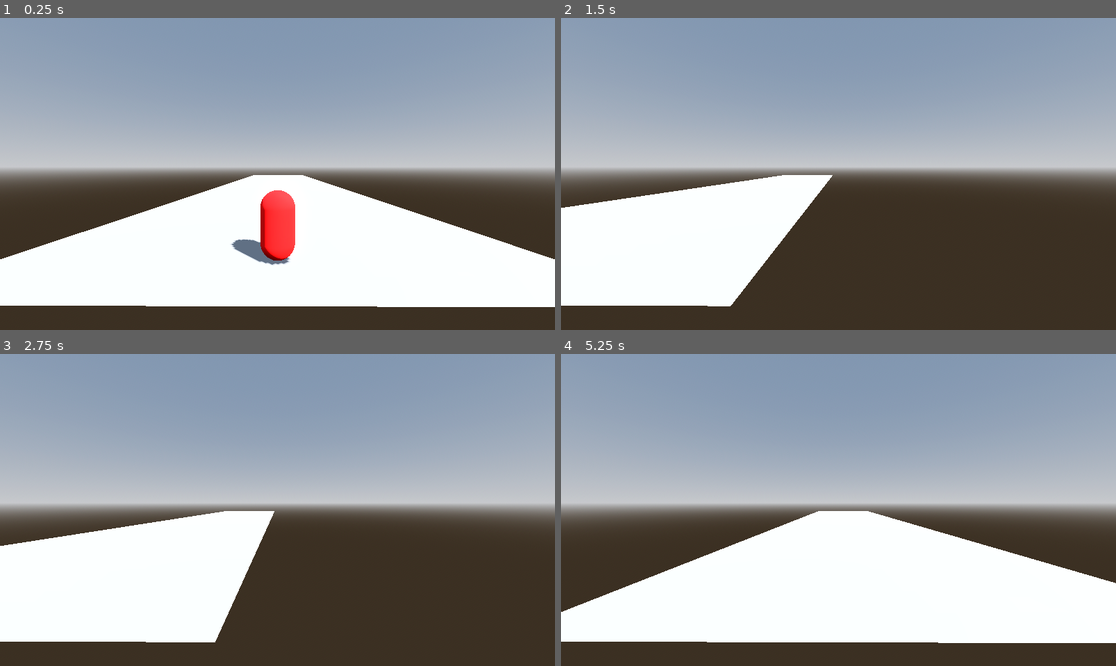
Above: before the commit, frames 1-4 (two rows, left to right).
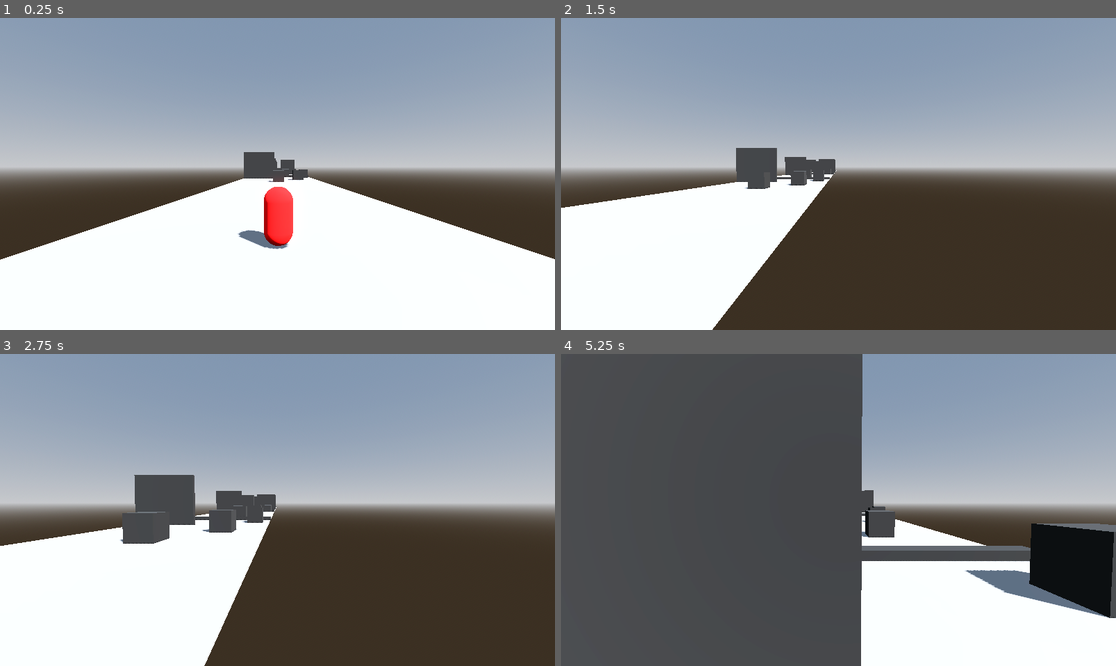
Above: after the commit, the same moments.

Repository: jeff-kwak/on-the-run
Game: Godot game, scene res://game/world.tscn
The game is run twice, just before and just after one commit, with the same random seed, the same clock (stepped at 60 frames per second) and the same inputs. Before the commit the project starts from res://stages/world.tscn.
Inputs:
- Up to frame 1 (0.25 s): no input
- Up to frame 2 (1.5 s): hold D (right) 0.53-1.28 s; tap Space (jump) at 0.77 s; hold A (left) from 1.28 s (still down)
- Up to frame 3 (2.75 s): tap Space (jump) at 1.52 s; release A (left) at 2.03 s; hold D (right) from 2.03 s (still down)
- Up to frame 4 (5.25 s): tap Space (jump) at 3.02, 3.77, 4.52 s; release D (right) at 3.53 s; hold A (left) from 3.53 s (still down)

The runs differ from the first frame. In frame 1, 9.4% of the frame differs, in the area x 0-100%, y 42-100%; in frame 2, 3.8%; in frame 3, 6.1%; in frame 4, 63%, in the area x 0-100%, y 0-100%.

Commit message:
feature: spawn stages in an endless runner
Some placeholder hazards and stages were created. Stages are selected
at random. Old stages are removed from the tree with a buffer of one
whole stage.

Diff:
--- a/ability/player_locomotion.gd
+++ b/ability/player_locomotion.gd
@@ -1,10 +1,12 @@
 extends Node
 
 
-@export var speed: float = 16.0
+@export var lateral_speed: float = 16.0
+@export var forward_speed: float = 10.0
 @export var character_node: CharacterBody3D = null
 
 
 func move(x: float) -> void:
-    character_node.velocity.x = x * speed
+    character_node.velocity.x = x * lateral_speed
+    character_node.velocity.z = -forward_speed
     character_node.move_and_slide()
--- a/characters/player/player.tscn
+++ b/characters/player/player.tscn
@@ -14,6 +14,7 @@
 material = SubResource("StandardMaterial3D_iq2fl")
 
 [node name="Player" type="CharacterBody3D"]
+collision_mask = 258
 script = ExtResource("1_6yw2l")
 
 [node name="CollisionShape3D" type="CollisionShape3D" parent="."]
@@ -26,6 +27,7 @@
 
 [node name="PlayerLocomotion" type="Node" parent="Ability" node_paths=PackedStringArray("character_node")]
 script = ExtResource("2_lglfl")
+forward_speed = 9.0
 character_node = NodePath("../..")
 
 [node name="Jump" type="Node" parent="Ability" node_paths=PackedStringArray("player")]
--- /dev/null
+++ b/environment/static-hazards/large_block_hazard.tscn
@@ -0,0 +1,23 @@
+[gd_scene load_steps=4 format=3 uid="uid://vt8c6f3ug4b5"]
+
+[sub_resource type="BoxShape3D" id="BoxShape3D_d4xae"]
+size = Vector3(2, 2, 2)
+
+[sub_resource type="StandardMaterial3D" id="StandardMaterial3D_wnben"]
+albedo_color = Color(0.101961, 0.101961, 0.101961, 1)
+
+[sub_resource type="BoxMesh" id="BoxMesh_ok2t8"]
+material = SubResource("StandardMaterial3D_wnben")
+size = Vector3(2, 2, 2)
+
+[node name="LargeBlockHazard" type="StaticBody3D"]
+collision_layer = 2
+collision_mask = 0
+
+[node name="CollisionShape3D" type="CollisionShape3D" parent="."]
+transform = Transform3D(1, 0, 0, 0, 1, 0, 0, 0, 1, 0, 1, 0)
+shape = SubResource("BoxShape3D_d4xae")
+
+[node name="MeshInstance3D" type="MeshInstance3D" parent="."]
+transform = Transform3D(1, 0, 0, 0, 1, 0, 0, 0, 1, 0, 1, 0)
+mesh = SubResource("BoxMesh_ok2t8")
--- /dev/null
+++ b/environment/static-hazards/single_block_hazard.tscn
@@ -0,0 +1,21 @@
+[gd_scene load_steps=4 format=3 uid="uid://xfhdlhvsfwvn"]
+
+[sub_resource type="BoxShape3D" id="BoxShape3D_d4xae"]
+
+[sub_resource type="StandardMaterial3D" id="StandardMaterial3D_wnben"]
+albedo_color = Color(0.101961, 0.101961, 0.101961, 1)
+
+[sub_resource type="BoxMesh" id="BoxMesh_ok2t8"]
+material = SubResource("StandardMaterial3D_wnben")
+
+[node name="SingleBlockHazard" type="StaticBody3D"]
+collision_layer = 2
+collision_mask = 0
+
+[node name="CollisionShape3D" type="CollisionShape3D" parent="."]
+transform = Transform3D(1, 0, 0, 0, 1, 0, 0, 0, 1, 0, 0.5, 0)
+shape = SubResource("BoxShape3D_d4xae")
+
+[node name="MeshInstance3D" type="MeshInstance3D" parent="."]
+transform = Transform3D(1, 0, 0, 0, 1, 0, 0, 0, 1, 0, 0.5, 0)
+mesh = SubResource("BoxMesh_ok2t8")
--- /dev/null
+++ b/environment/static-hazards/single_hurdle.tscn
@@ -0,0 +1,23 @@
+[gd_scene load_steps=4 format=3 uid="uid://bk777vnrpqwjx"]
+
+[sub_resource type="BoxShape3D" id="BoxShape3D_d4xae"]
+size = Vector3(16, 0.5, 1)
+
+[sub_resource type="StandardMaterial3D" id="StandardMaterial3D_wnben"]
+albedo_color = Color(0.101961, 0.101961, 0.101961, 1)
+
+[sub_resource type="BoxMesh" id="BoxMesh_ok2t8"]
+material = SubResource("StandardMaterial3D_wnben")
+size = Vector3(16, 0.5, 1)
+
+[node name="SingleHurdle" type="StaticBody3D"]
+collision_layer = 2
+collision_mask = 0
+
+[node name="CollisionShape3D" type="CollisionShape3D" parent="."]
+transform = Transform3D(1, 0, 0, 0, 1, 0, 0, 0, 1, 0, 0.25, 0)
+shape = SubResource("BoxShape3D_d4xae")
+
+[node name="MeshInstance3D" type="MeshInstance3D" parent="."]
+transform = Transform3D(1, 0, 0, 0, 1, 0, 0, 0, 1, 0, 0.25, 0)
+mesh = SubResource("BoxMesh_ok2t8")
--- /dev/null
+++ b/environment/static-hazards/tall_wall_3.tscn
@@ -0,0 +1,23 @@
+[gd_scene load_steps=4 format=3 uid="uid://cyvtejkwrqvr8"]
+
+[sub_resource type="BoxShape3D" id="BoxShape3D_d4xae"]
+size = Vector3(3, 6, 0.5)
+
+[sub_resource type="StandardMaterial3D" id="StandardMaterial3D_wnben"]
+albedo_color = Color(0.101961, 0.101961, 0.101961, 1)
+
+[sub_resource type="BoxMesh" id="BoxMesh_ok2t8"]
+material = SubResource("StandardMaterial3D_wnben")
+size = Vector3(3, 6, 0.5)
+
+[node name="TallWallThreeWide" type="StaticBody3D"]
+collision_layer = 2
+collision_mask = 0
+
+[node name="CollisionShape3D" type="CollisionShape3D" parent="."]
+transform = Transform3D(1, 0, 0, 0, 1, 0, 0, 0, 1, 0, 3, 0)
+shape = SubResource("BoxShape3D_d4xae")
+
+[node name="MeshInstance3D" type="MeshInstance3D" parent="."]
+transform = Transform3D(1, 0, 0, 0, 1, 0, 0, 0, 1, 0, 3, 0)
+mesh = SubResource("BoxMesh_ok2t8")
--- /dev/null
+++ b/environment/static-hazards/tall_wall_7.tscn
@@ -0,0 +1,23 @@
+[gd_scene load_steps=4 format=3 uid="uid://co75g1rqe37ty"]
+
+[sub_resource type="BoxShape3D" id="BoxShape3D_d4xae"]
+size = Vector3(7, 6, 0.5)
+
+[sub_resource type="StandardMaterial3D" id="StandardMaterial3D_wnben"]
+albedo_color = Color(0.101961, 0.101961, 0.101961, 1)
+
+[sub_resource type="BoxMesh" id="BoxMesh_ok2t8"]
+material = SubResource("StandardMaterial3D_wnben")
+size = Vector3(7, 6, 0.5)
+
+[node name="TallWallSevenWide" type="StaticBody3D"]
+collision_layer = 2
+collision_mask = 0
+
+[node name="CollisionShape3D" type="CollisionShape3D" parent="."]
+transform = Transform3D(1, 0, 0, 0, 1, 0, 0, 0, 1, 0, 3, 0)
+shape = SubResource("BoxShape3D_d4xae")
+
+[node name="MeshInstance3D" type="MeshInstance3D" parent="."]
+transform = Transform3D(1, 0, 0, 0, 1, 0, 0, 0, 1, 0, 3, 0)
+mesh = SubResource("BoxMesh_ok2t8")
--- /dev/null
+++ b/environment/static-hazards/tall_wall_8.tscn
@@ -0,0 +1,23 @@
+[gd_scene load_steps=4 format=3 uid="uid://cfs0vjl81wnq"]
+
+[sub_resource type="BoxShape3D" id="BoxShape3D_d4xae"]
+size = Vector3(8, 6, 0.5)
+
+[sub_resource type="StandardMaterial3D" id="StandardMaterial3D_wnben"]
+albedo_color = Color(0.101961, 0.101961, 0.101961, 1)
+
+[sub_resource type="BoxMesh" id="BoxMesh_ok2t8"]
+material = SubResource("StandardMaterial3D_wnben")
+size = Vector3(8, 6, 0.5)
+
+[node name="TallWallHalfWide" type="StaticBody3D"]
+collision_layer = 2
+collision_mask = 0
+
+[node name="CollisionShape3D" type="CollisionShape3D" parent="."]
+transform = Transform3D(1, 0, 0, 0, 1, 0, 0, 0, 1, 0, 3, 0)
+shape = SubResource("BoxShape3D_d4xae")
+
+[node name="MeshInstance3D" type="MeshInstance3D" parent="."]
+transform = Transform3D(1, 0, 0, 0, 1, 0, 0, 0, 1, 0, 3, 0)
+mesh = SubResource("BoxMesh_ok2t8")
--- /dev/null
+++ b/game/event_bus.gd
@@ -0,0 +1,4 @@
+extends Node
+
+
+signal player_left_stage(stage: Node3D)
--- a/game/follow-camera.gd
+++ b/game/follow-camera.gd
@@ -6,7 +6,9 @@
 
 @export var target: Node3D = null
 @export var speed: float = 16.0
+@export var backoff_distance: float = 6.0
 @export var move_mode: MoveMode = MoveMode.IDLE
+
 
 
 var _target_vector: Vector3 = Vector3.ZERO
@@ -29,6 +31,7 @@
 
     var direction = target.position - position
     _target_vector.x = direction.x
+    _target_vector.z = direction.z + backoff_distance
 
     if not direction.is_zero_approx():
         position += _target_vector * speed * delta
--- /dev/null
+++ b/game/world.gd
@@ -0,0 +1,48 @@
+extends Node3D
+
+
+const STAGE_LENGTH: int = 32
+const STAGE_POOL: int = 5
+
+
+@export var possible_stages: Array[PackedScene] = []
+@export var start_scene: Node3D = null
+
+
+var _stages: Array[Node3D] = []
+var _next_to_remove: Node3D = null
+var _stage_index: int = 0
+
+
+func _init():
+    EventBus.player_left_stage.connect(_on_player_left_stage)
+
+
+func _ready():
+    _stages.resize(STAGE_POOL)
+    _stages.append(start_scene)
+    for n in range(1, STAGE_POOL):
+        _add_random_stage()
+
+
+func _remove_old_stage() -> void:
+    if not _next_to_remove:
+        return
+    print("world: remove stage at z %s" % _next_to_remove.position.z)
+    _next_to_remove.queue_free()
+
+
+func _add_random_stage() -> void:
+        var stage_scene = possible_stages.pick_random()
+        var stage = stage_scene.instantiate( )
+        _stage_index += 1
+        stage.position.z = -STAGE_LENGTH * _stage_index
+        _stages.append(stage)
+        add_child(stage)
+
+
+func _on_player_left_stage(stage: Node3D) -> void:
+    print("world: player left stage at z %s" % stage.position.z)
+    _remove_old_stage()
+    _add_random_stage()
+    _next_to_remove = stage
--- /dev/null
+++ b/game/world.tscn
@@ -0,0 +1,46 @@
+[gd_scene load_steps=10 format=3 uid="uid://ch4uwiqg3qyf6"]
+
+[ext_resource type="PackedScene" uid="uid://by0h5i8j4llks" path="res://stages/start.tscn" id="1_jiiex"]
+[ext_resource type="Script" path="res://game/world.gd" id="1_x5oku"]
+[ext_resource type="PackedScene" uid="uid://d4ao3ybu05lxu" path="res://characters/player/player.tscn" id="2_xhgo8"]
+[ext_resource type="Script" path="res://game/follow-camera.gd" id="3_7l7xw"]
+[ext_resource type="PackedScene" uid="uid://r77m5h1iq6qg" path="res://stages/easy_dodge.tscn" id="4_lr5du"]
+[ext_resource type="PackedScene" uid="uid://mvtrqieg6el0" path="res://stages/gaps.tscn" id="5_xwlua"]
+
+[sub_resource type="ProceduralSkyMaterial" id="ProceduralSkyMaterial_6x7lq"]
+sky_horizon_color = Color(0.64625, 0.65575, 0.67075, 1)
+ground_horizon_color = Color(0.64625, 0.65575, 0.67075, 1)
+
+[sub_resource type="Sky" id="Sky_odgj1"]
+sky_material = SubResource("ProceduralSkyMaterial_6x7lq")
+
+[sub_resource type="Environment" id="Environment_qhwus"]
+background_mode = 2
+sky = SubResource("Sky_odgj1")
+tonemap_mode = 2
+glow_enabled = true
+
+[node name="World" type="Node3D" node_paths=PackedStringArray("start_scene")]
+script = ExtResource("1_x5oku")
+possible_stages = Array[PackedScene]([ExtResource("4_lr5du"), ExtResource("5_xwlua")])
+start_scene = NodePath("Start")
+
+[node name="WorldEnvironment" type="WorldEnvironment" parent="."]
+environment = SubResource("Environment_qhwus")
+
+[node name="Sun" type="DirectionalLight3D" parent="."]
+transform = Transform3D(0.707107, -0.494454, 0.505485, 0, 0.714863, 0.699264, -0.707107, -0.494454, 0.505485, 0, 23.7276, 0)
+light_energy = 2.0
+shadow_enabled = true
+
+[node name="Player" parent="." instance=ExtResource("2_xhgo8")]
+transform = Transform3D(1, 0, 0, 0, 1, 0, 0, 0, 1, 0, 1, 14)
+
+[node name="FollowCamera" type="Camera3D" parent="." node_paths=PackedStringArray("target")]
+transform = Transform3D(0.99999, -0.000153029, 0.00438201, 0, 0.999391, 0.0349008, -0.00438468, -0.0349005, 0.999381, 0, 2.666, 20)
+script = ExtResource("3_7l7xw")
+target = NodePath("../Player")
+speed = 8.0
+move_mode = 1
+
+[node name="Start" parent="." instance=ExtResource("1_jiiex")]
--- a/project.godot
+++ b/project.godot
@@ -11,9 +11,13 @@
 [application]
 
 config/name="on-the-run"
-run/main_scene="res://stages/world.tscn"
+run/main_scene="res://game/world.tscn"
 config/features=PackedStringArray("4.1", "Forward Plus")
 config/icon="res://icon.svg"
+
+[autoload]
+
+EventBus="*res://game/event_bus.gd"
 
 [input]
 
@@ -35,3 +39,9 @@
 , Object(InputEventJoypadButton,"resource_local_to_scene":false,"resource_name":"","device":-1,"button_index":0,"pressure":0.0,"pressed":true,"script":null)
 ]
 }
+
+[layer_names]
+
+3d_physics/layer_1="player"
+3d_physics/layer_2="hurt_player"
+3d_physics/layer_9="environment"
--- /dev/null
+++ b/stages/easy_dodge.tscn
@@ -0,0 +1,57 @@
+[gd_scene load_steps=8 format=3 uid="uid://r77m5h1iq6qg"]
+
+[ext_resource type="Script" path="res://stages/start.gd" id="1_ta8cu"]
+[ext_resource type="PackedScene" uid="uid://vt8c6f3ug4b5" path="res://environment/static-hazards/large_block_hazard.tscn" id="2_lfm07"]
+[ext_resource type="PackedScene" uid="uid://bk777vnrpqwjx" path="res://environment/static-hazards/single_hurdle.tscn" id="3_oo1t4"]
+[ext_resource type="PackedScene" uid="uid://co75g1rqe37ty" path="res://environment/static-hazards/tall_wall_7.tscn" id="4_iqow0"]
+
+[sub_resource type="PlaneMesh" id="PlaneMesh_1ekoj"]
+size = Vector2(16, 32)
+
+[sub_resource type="BoxShape3D" id="BoxShape3D_vcgy2"]
+size = Vector3(16, 1, 32)
+
+[sub_resource type="BoxShape3D" id="BoxShape3D_33sth"]
+size = Vector3(16, 8, 2)
+
+[node name="EasyDodge" type="StaticBody3D"]
+collision_layer = 256
+collision_mask = 0
+script = ExtResource("1_ta8cu")
+
+[node name="MeshInstance3D" type="MeshInstance3D" parent="."]
+mesh = SubResource("PlaneMesh_1ekoj")
+
+[node name="MeshInstance3D2" type="MeshInstance3D" parent="."]
+mesh = SubResource("PlaneMesh_1ekoj")
+
+[node name="CollisionShape3D" type="CollisionShape3D" parent="."]
+transform = Transform3D(1, 0, 0, 0, 1, 0, 0, 0, 1, 0, -0.5, 0)
+shape = SubResource("BoxShape3D_vcgy2")
+
+[node name="PlayerExitDetection" type="Area3D" parent="."]
+transform = Transform3D(1, 0, 0, 0, 1, 0, 0, 0, 1, 0, 0, -13)
+
+[node name="DetectionCollisionShape" type="CollisionShape3D" parent="PlayerExitDetection"]
+transform = Transform3D(1, 0, 0, 0, 1, 0, 0, 0, 1, 0, 4, -2)
+shape = SubResource("BoxShape3D_33sth")
+
+[node name="LargeBlockHazard" parent="." instance=ExtResource("2_lfm07")]
+transform = Transform3D(1, 0, 0, 0, 1, 0, 0, 0, 1, 0, 0, 14)
+
+[node name="LargeBlockHazard2" parent="." instance=ExtResource("2_lfm07")]
+transform = Transform3D(1, 0, 0, 0, 1, 0, 0, 0, 1, 6.07509, 0, 0.075799)
+
+[node name="LargeBlockHazard4" parent="." instance=ExtResource("2_lfm07")]
+transform = Transform3D(1, 0, 0, 0, 1, 0, 0, 0, 1, 2.07509, 0, -10.9242)
+
+[node name="LargeBlockHazard3" parent="." instance=ExtResource("2_lfm07")]
+transform = Transform3D(1, 0, 0, 0, 1, 0, 0, 0, 1, 3.98911, 0, 9.00035)
+
+[node name="SingleHurdle" parent="." instance=ExtResource("3_oo1t4")]
+transform = Transform3D(1, 0, 0, 0, 1, 0, 0, 0, 1, 0, 0, -4)
+
+[node name="TallWallSevenWide2" parent="." instance=ExtResource("4_iqow0")]
+transform = Transform3D(1, 0, 0, 0, 1, 0, 0, 0, 1, -4.49657, 0, 3.63436)
+
+[connection signal="body_entered" from="PlayerExitDetection" to="." method="_on_player_exit_detection_body_entered"]
--- /dev/null
+++ b/stages/gaps.tscn
@@ -0,0 +1,60 @@
+[gd_scene load_steps=8 format=3 uid="uid://mvtrqieg6el0"]
+
+[ext_resource type="Script" path="res://stages/start.gd" id="1_c0k7n"]
+[ext_resource type="PackedScene" uid="uid://vt8c6f3ug4b5" path="res://environment/static-hazards/large_block_hazard.tscn" id="2_lb3ly"]
+[ext_resource type="PackedScene" uid="uid://co75g1rqe37ty" path="res://environment/static-hazards/tall_wall_7.tscn" id="4_00mjs"]
+[ext_resource type="PackedScene" uid="uid://cyvtejkwrqvr8" path="res://environment/static-hazards/tall_wall_3.tscn" id="4_o44yx"]
+
+[sub_resource type="PlaneMesh" id="PlaneMesh_1ekoj"]
+size = Vector2(16, 32)
+
+[sub_resource type="BoxShape3D" id="BoxShape3D_vcgy2"]
+size = Vector3(16, 1, 32)
+
+[sub_resource type="BoxShape3D" id="BoxShape3D_33sth"]
+size = Vector3(16, 8, 2)
+
+[node name="Gaps" type="StaticBody3D"]
+collision_layer = 256
+collision_mask = 0
+script = ExtResource("1_c0k7n")
+
+[node name="MeshInstance3D" type="MeshInstance3D" parent="."]
+mesh = SubResource("PlaneMesh_1ekoj")
+
+[node name="MeshInstance3D2" type="MeshInstance3D" parent="."]
+mesh = SubResource("PlaneMesh_1ekoj")
+
+[node name="CollisionShape3D" type="CollisionShape3D" parent="."]
+transform = Transform3D(1, 0, 0, 0, 1, 0, 0, 0, 1, 0, -0.5, 0)
+shape = SubResource("BoxShape3D_vcgy2")
+
+[node name="PlayerExitDetection" type="Area3D" parent="."]
+transform = Transform3D(1, 0, 0, 0, 1, 0, 0, 0, 1, 0, 0, -13)
+
+[node name="DetectionCollisionShape" type="CollisionShape3D" parent="PlayerExitDetection"]
+transform = Transform3D(1, 0, 0, 0, 1, 0, 0, 0, 1, 0, 4, -2)
+shape = SubResource("BoxShape3D_33sth")
+
+[node name="TallWallSevenWide2" parent="." instance=ExtResource("4_00mjs")]
+transform = Transform3D(1, 0, 0, 0, 1, 0, 0, 0, 1, 4.5, 0, 14.406)
+
+[node name="TallWallSevenWide3" parent="." instance=ExtResource("4_00mjs")]
+transform = Transform3D(1, 0, 0, 0, 1, 0, 0, 0, 1, -4.5, 0, 7.406)
+
+[node name="TallWallSevenWide5" parent="." instance=ExtResource("4_00mjs")]
+transform = Transform3D(1, 0, 0, 0, 1, 0, 0, 0, 1, -4.49052, 0, -12.1119)
+
+[node name="LargeBlockHazard" parent="." instance=ExtResource("2_lb3ly")]
+transform = Transform3D(1, 0, 0, 0, 1, 0, 0, 0, 1, 1.5013, 0, -1)
+
+[node name="LargeBlockHazard2" parent="." instance=ExtResource("2_lb3ly")]
+transform = Transform3D(1, 0, 0, 0, 1, 0, 0, 0, 1, -4.3506, 9.53674e-07, -4.54997)
+
+[node name="TallWallThreeWide" parent="." instance=ExtResource("4_o44yx")]
+transform = Transform3D(1, 0, 0, 0, 1, 0, 0, 0, 1, 6.5, 0, 4)
+
+[node name="TallWallThreeWide2" parent="." instance=ExtResource("4_o44yx")]
+transform = Transform3D(-4.37114e-08, -1, 0, 1, -4.37114e-08, 0, 0, 0, 1, 7.93059, 1.65166, -7.55954)
+
+[connection signal="body_entered" from="PlayerExitDetection" to="." method="_on_player_exit_detection_body_entered"]
--- /dev/null
+++ b/stages/start.gd
@@ -0,0 +1,6 @@
+extends StaticBody3D
+
+
+func _on_player_exit_detection_body_entered(_body:Node3D):
+    print("stage: player finished stage")
+    EventBus.player_left_stage.emit(self)
--- /dev/null
+++ b/stages/start.tscn
@@ -0,0 +1,34 @@
+[gd_scene load_steps=5 format=3 uid="uid://by0h5i8j4llks"]
+
+[ext_resource type="Script" path="res://stages/start.gd" id="1_pojy5"]
+
+[sub_resource type="PlaneMesh" id="PlaneMesh_1ekoj"]
+size = Vector2(16, 32)
+
+[sub_resource type="BoxShape3D" id="BoxShape3D_vcgy2"]
+size = Vector3(16, 1, 32)
+
+[sub_resource type="BoxShape3D" id="BoxShape3D_33sth"]
+size = Vector3(16, 8, 2)
+
+[node name="Start" type="StaticBody3D"]
+collision_layer = 256
+collision_mask = 0
+script = ExtResource("1_pojy5")
+metadata/_edit_group_ = true
+
+[node name="MeshInstance3D" type="MeshInstance3D" parent="."]
+mesh = SubResource("PlaneMesh_1ekoj")
+
+[node name="CollisionShape3D" type="CollisionShape3D" parent="."]
+transform = Transform3D(1, 0, 0, 0, 1, 0, 0, 0, 1, 0, -0.5, 0)
+shape = SubResource("BoxShape3D_vcgy2")
+
+[node name="PlayerExitDetection" type="Area3D" parent="."]
+transform = Transform3D(1, 0, 0, 0, 1, 0, 0, 0, 1, 0, 0, -13)
+
+[node name="DetectionCollisionShape" type="CollisionShape3D" parent="PlayerExitDetection"]
+transform = Transform3D(1, 0, 0, 0, 1, 0, 0, 0, 1, 0, 4, -2)
+shape = SubResource("BoxShape3D_33sth")
+
+[connection signal="body_entered" from="PlayerExitDetection" to="." method="_on_player_exit_detection_body_entered"]
--- a/stages/world.tscn
+++ /dev/null
@@ -1,54 +0,0 @@
-[gd_scene load_steps=8 format=3 uid="uid://ch4uwiqg3qyf6"]
-
-[ext_resource type="PackedScene" uid="uid://d4ao3ybu05lxu" path="res://characters/player/player.tscn" id="1_31jbd"]
-[ext_resource type="Script" path="res://game/follow-camera.gd" id="2_ftpau"]
-
-[sub_resource type="ProceduralSkyMaterial" id="ProceduralSkyMaterial_6x7lq"]
-sky_horizon_color = Color(0.64625, 0.65575, 0.67075, 1)
-ground_horizon_color = Color(0.64625, 0.65575, 0.67075, 1)
-
-[sub_resource type="Sky" id="Sky_odgj1"]
-sky_material = SubResource("ProceduralSkyMaterial_6x7lq")
-
-[sub_resource type="Environment" id="Environment_qhwus"]
-background_mode = 2
-sky = SubResource("Sky_odgj1")
-tonemap_mode = 2
-glow_enabled = true
-
-[sub_resource type="PlaneMesh" id="PlaneMesh_1ekoj"]
-size = Vector2(16, 64)
-center_offset = Vector3(0, 0, 32)
-
-[sub_resource type="BoxShape3D" id="BoxShape3D_vcgy2"]
-size = Vector3(16, 1, 64)
-
-[node name="World" type="Node3D"]
-
-[node name="WorldEnvironment" type="WorldEnvironment" parent="."]
-environment = SubResource("Environment_qhwus")
-
-[node name="Ground" type="StaticBody3D" parent="."]
-metadata/_edit_group_ = true
-
-[node name="MeshInstance3D" type="MeshInstance3D" parent="Ground"]
-mesh = SubResource("PlaneMesh_1ekoj")
-
-[node name="CollisionShape3D" type="CollisionShape3D" parent="Ground"]
-transform = Transform3D(1, 0, 0, 0, 1, 0, 0, 0, 1, 0, -0.5, 32)
-shape = SubResource("BoxShape3D_vcgy2")
-
-[node name="Sun" type="DirectionalLight3D" parent="."]
-transform = Transform3D(0.707107, -0.494454, 0.505485, 0, 0.714863, 0.699264, -0.707107, -0.494454, 0.505485, 0, 23.7276, 0)
-light_energy = 2.0
-shadow_enabled = true
-
-[node name="Player" parent="." instance=ExtResource("1_31jbd")]
-transform = Transform3D(1, 0, 0, 0, 1, 0, 0, 0, 1, 0, 1, 62)
-
-[node name="FollowCamera" type="Camera3D" parent="." node_paths=PackedStringArray("target")]
-transform = Transform3D(0.99999, -0.000153029, 0.00438201, 0, 0.999391, 0.0349008, -0.00438468, -0.0349005, 0.999381, 0.168858, 2.66577, 67.796)
-script = ExtResource("2_ftpau")
-target = NodePath("../Player")
-speed = 8.0
-move_mode = 1
